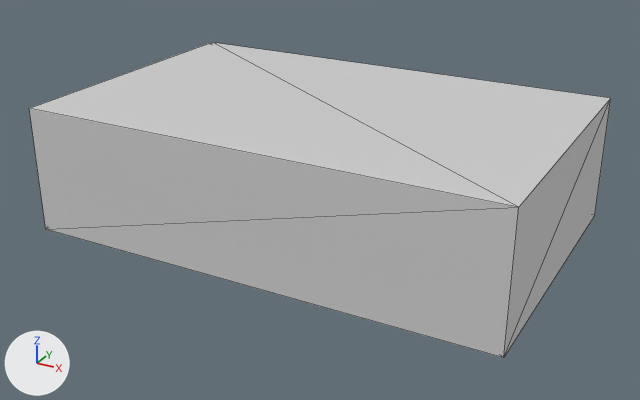
Before and after pictures for a commit that changed the COLLADA model models/meshes/manipulation_platform.dae.
The view is the same before and after, from a 50 mm camera at (0.943, -1.739, 0.926) aimed at (0.006, -0.036, 0.075). The lights are fixed; the arrows at lower left show +X, +Y and +Z. Mesh edges are drawn as thin lines.
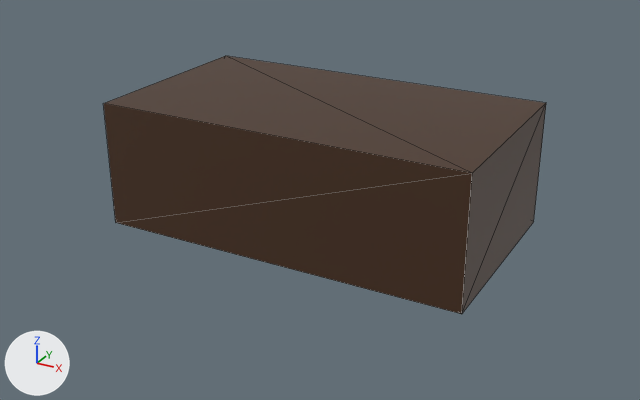
Commit message: smallening platform

Edits to the bpy script that builds the scene:
```text
Change mat_material:
    mat_material.base_color: (0.64, 0.64, 0.64) -> (0.064, 0.0282, 0.012)  # light grey #d1d1d1 -> brown #482f1d
Change me_cube:
    where me_cube.from_pydata(...)  # 8 vertices, 12 faces; spans x -0.572..0.572, y -0.36..0.36, z 0.0..0.305
    used by ob_cube; location = (0.0, 0.0, 0.0)
    me_cube part 1: the whole mesh is scaled about its middle by (0.785, 0.693, 1)
```

What differs and where, as boxes [x1, y1, x2, y2] in the pictures (640 x 400 px):
'Cube', recoloured, mesh rescaled (grey to brown, 24% narrower, 18% shorter): before [29, 42, 611, 358]; after [103, 56, 546, 314]
